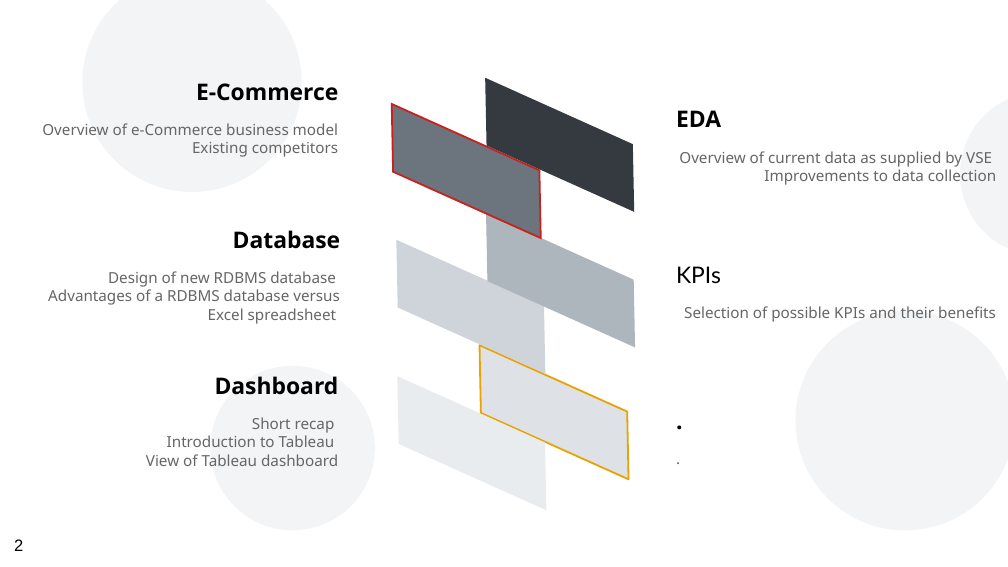
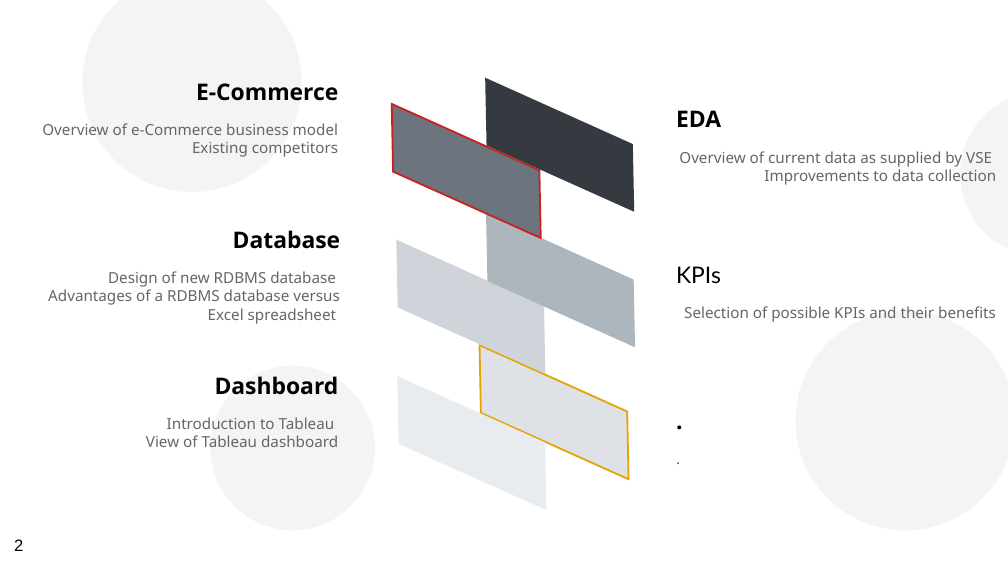
Before and after one commit to jmb-oddbook/ecom_project, a slide deck: slide 2 of presentation/vs_electronics.odp. Drawn at 1008x567 pixels with LibreOffice and Linux fonts; fonts in the diff are those of the drawing. Boxes give left, top, right and bottom in pixels: in the first picture for what was removed or moved away, otherwise in the second. Text is boxed around its words. In the diff, an @@ line names an element or a change of style, - is before the commit and + after.

```diff
--- a/presentation/vs_electronics.odp
+++ b/presentation/vs_electronics.odp
@@ text at (146, 417, 338, 447): text changed @@
-Short recap
-Introduction to Tableau
-View of Tableau dashboard
+Introduction to Tableau
+View of Tableau dashboard
```
Also in this commit, not shown: 6 other slides changed, 1 slide added.
